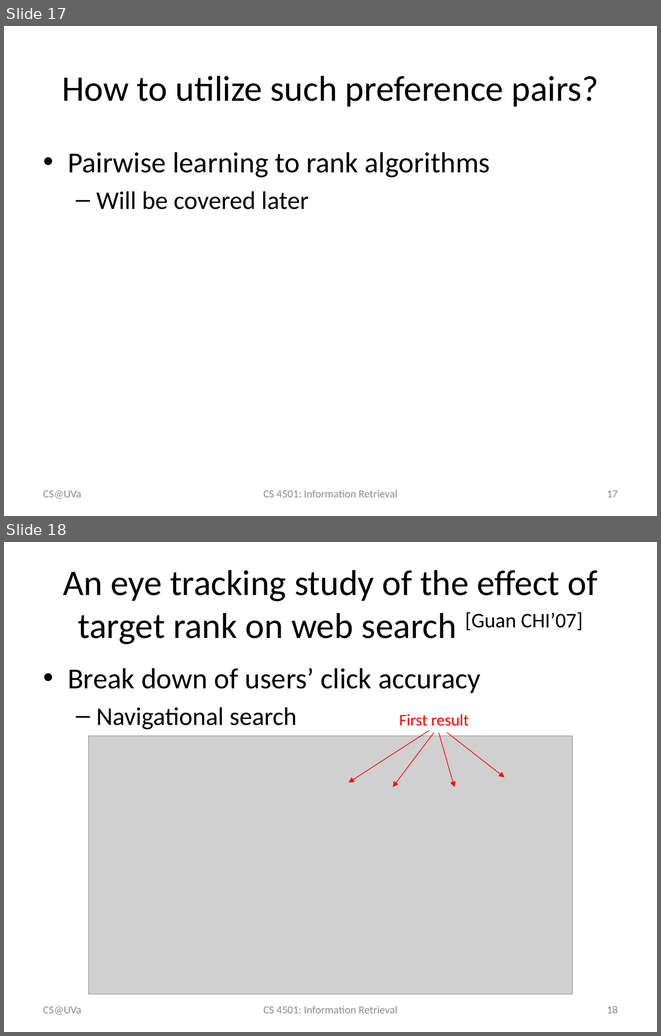
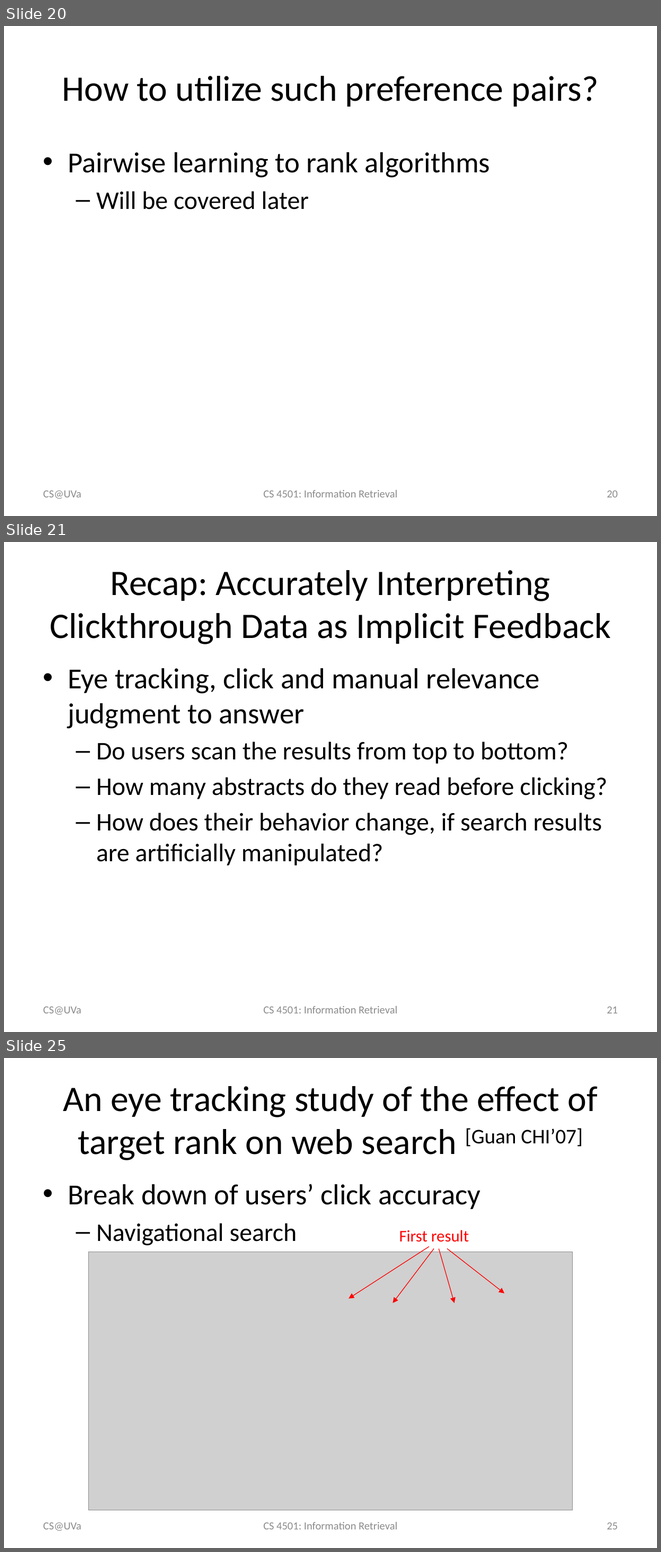
Before and after one commit to wang296/IR2015, a slide deck: docs/Implicit User Feedback.pptx. Shown one above the other, each under a label of ours: slides 17 and 18 before the commit, slides 20, 21 and 25 after it; the slides between them are not shown. The pictures are 661x1036 and 661x1552 pixels, drawn with LibreOffice and Linux fonts; fonts in the diff are those of the drawing; grey boxes stand for pictures. Boxes give left, top, right and bottom in pixels: in the first picture for what was removed or moved away, otherwise in the second. Text is boxed around its words. In the diff, an @@ line names an element or a change of style, - is before the commit and + after.

```diff
--- a/docs/Implicit User Feedback.pptx
+++ b/docs/Implicit User Feedback.pptx
@@ slide 21 added at [4, 542, 657, 1032], background #FFFFFF @@
@@ title added at [50, 570, 610, 644], 39.6 pt, text #000000 @@
+Recap: Accurately Interpreting Clickthrough Data as Implicit Feedback
@@ text added at [68, 668, 607, 865], 28 pt, text #000000 @@
+• Eye tracking, click and manual relevance judgment to answer
+  – Do users scan the results from top to bottom?
+  – How many abstracts do they read before clicking?
+  – How does their behavior change, if search results are artificially manipulated?
@@ text added at [43, 1006, 81, 1014], 12 pt, text #8C8C8C @@
+CS@UVa
@@ text added at [263, 1006, 397, 1013], 12 pt, text #8C8C8C @@
+CS 4501: Information Retrieval
@@ page number added at [607, 1006, 618, 1013], 12 pt, text #8C8C8C @@
+21
@@ what was slide 17 is now slide 20 @@
@@ page number at [607, 490, 618, 497]: text changed @@
-17
+20
@@ what was slide 18 is now slide 25 @@
@@ page number at [607, 1522, 618, 1529]: text changed @@
-18
+25
```
Also in this commit, not shown: 1 slide changed, 7 other slides added, 5 other files.
